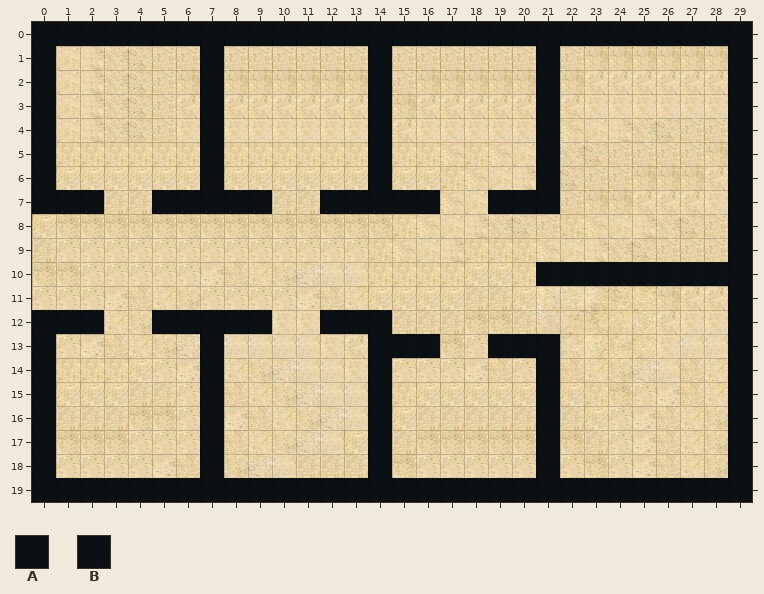
Two versions of a level (Tiled map (JSON), docs/maps/FCR2.tmj). The first picture shows the starting point.
Cells are 32x32 px. Shown: x 0..29, y 0..19.
Key: from "pared": A 0, B 124.
_ is an empty cell.
Layers that did not change in this view are not listed.
Layer "pared" before, first column x 0:
 0 AAAAAAAAAAAAAAAAAAAAAAAAAAAAAA
 1 A______A______A______A_______A
 2 A______A______A______A_______A
 3 A______A______A______A_______A
 4 A______A______A______A_______A
 5 A______A______A______A_______A
 6 A______A______A______A_______A
 7 AAA__AAAAA__AAAAA__AAA_______A
 8 _____________________________A
 9 _____________________________A
10 _____________________BBBBBBBBA
11 _____________________________A
12 AAA__AAAAA__AAA______________A
13 A______A______ABB__BBA_______A
14 A______A______A______A_______A
15 A______A______A______A_______A
16 A______A______A______A_______A
17 A______A______A______A_______A
18 A______A______A______A_______A
19 AAAAAAAAAAAAAAAAAAAAAAAAAAAAAA
The same view after the edit:
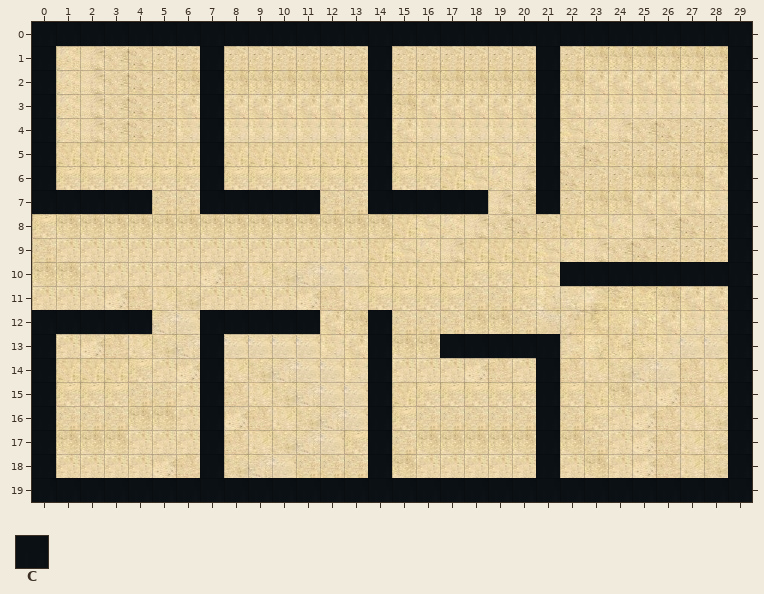
Further tiles: from "pared": C 1.
The edit:
Layer "pared":
Tile C is added in row 7 at x 3 to 4, 10 to 11 and 17 to 18; in row 12 at x 3 to 4 and 10 to 11; in row 13 at x 17 to 18.
The author cleared tile A in row 7 at x 5 to 6, 12 to 13 and 19 to 20; in row 12 at x 5 to 6 and 12 to 13.
The author cleared tile B in row 10 at x 21; in row 13 at x 15 to 16.
